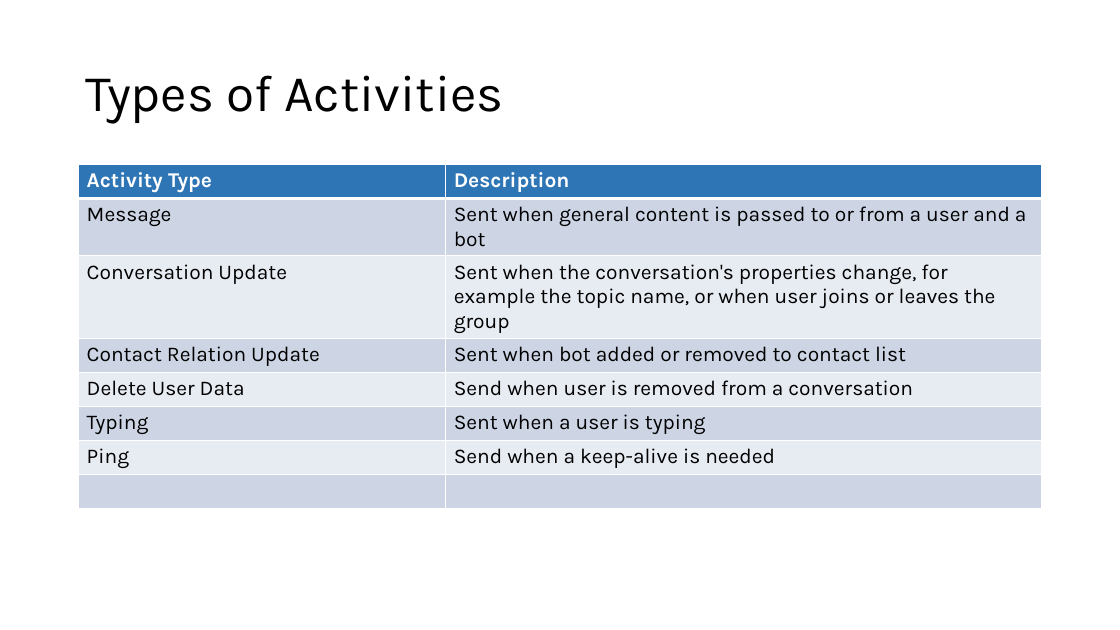
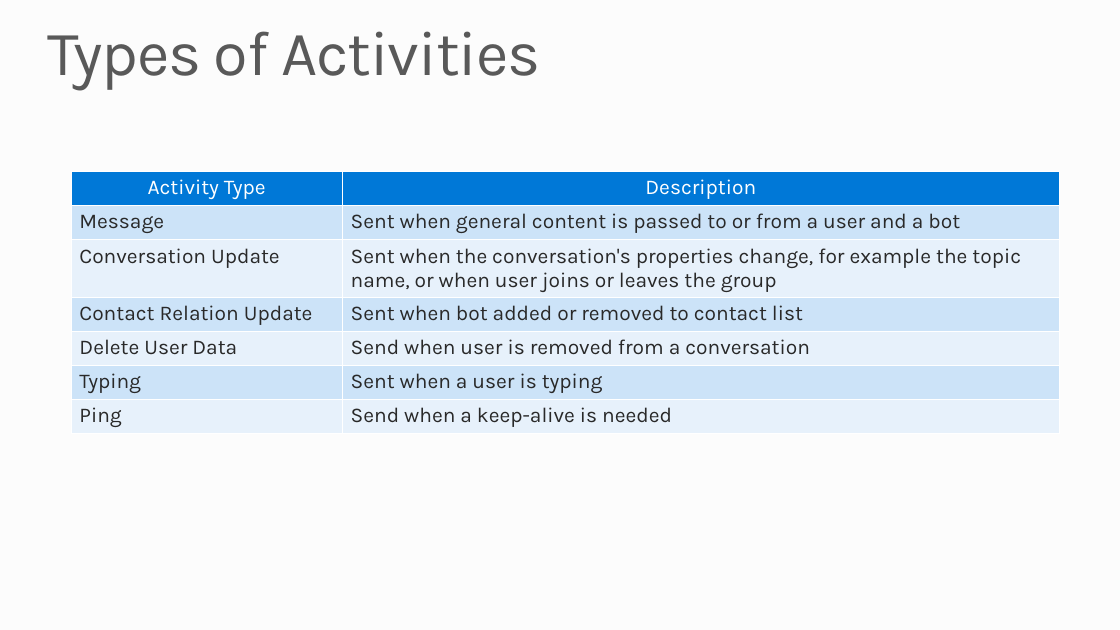
Before and after one commit to MSRConnections/Azure-training-course, a slide deck: slide 8 of Content/Bots (Draft)/Microsoft Bot Framework.pptx. Drawn at 1120x630 pixels with LibreOffice and Linux fonts; fonts in the diff are those of the drawing; background and template pictures are left out. Boxes give left, top, right and bottom in pixels: in the first picture for what was removed or moved away, otherwise in the second. Text is boxed around its words. In the diff, an @@ line names an element or a change of style, - is before the commit and + after.

```diff
--- a/Content/Bots (Draft)/Microsoft Bot Framework.pptx
+++ b/Content/Bots (Draft)/Microsoft Bot Framework.pptx
@@ background #FFFFFF to #FCFCFC @@
@@ title "Types of Activities": place and size @@
-title "Types of Activities" at bbox=[85, 75, 503, 123]
+title "Types of Activities" at bbox=[48, 31, 540, 90]
@@ title "Types of Activities" at bbox=[48, 31, 540, 90]: size 44 to 54 pt, text colour #000000 to #595959, letter spacing 0 to -1 pt; vertical alignment middle to top @@
@@ table at bbox=[71, 171, 1060, 434] @@
-row 8:  | 
@@ table: place and size @@
-table at bbox=[78, 164, 1041, 486]
+table at bbox=[71, 171, 1060, 434]
```
Also in this commit, not shown: 14 other slides changed.
